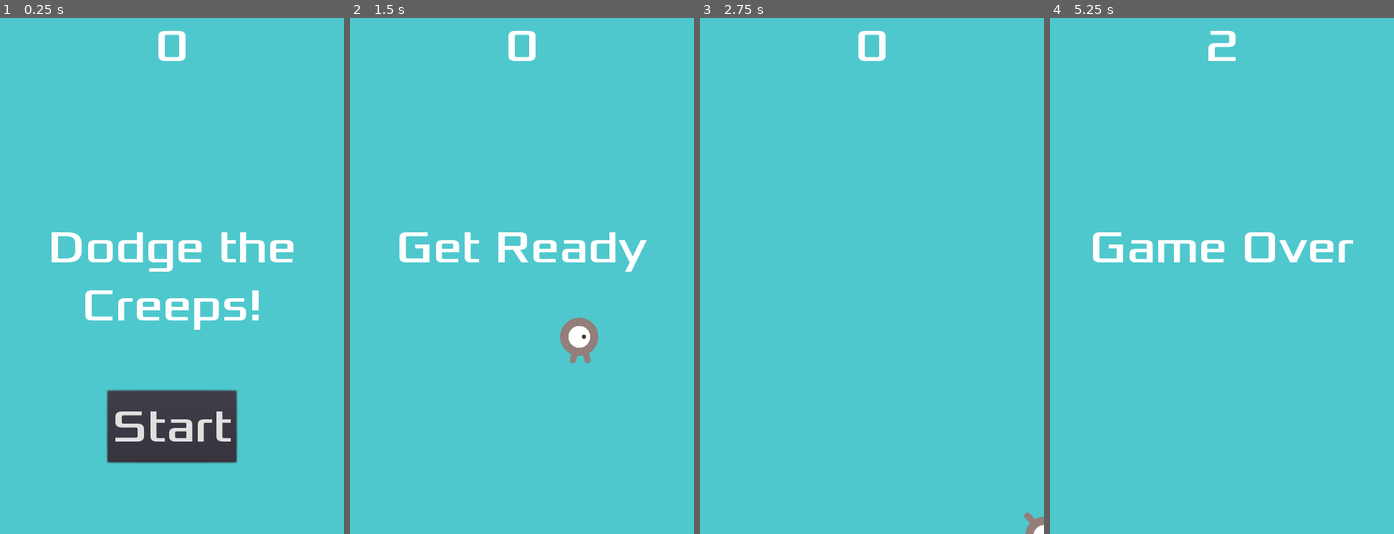
Above: before the commit, frames 1-4 (left to right).
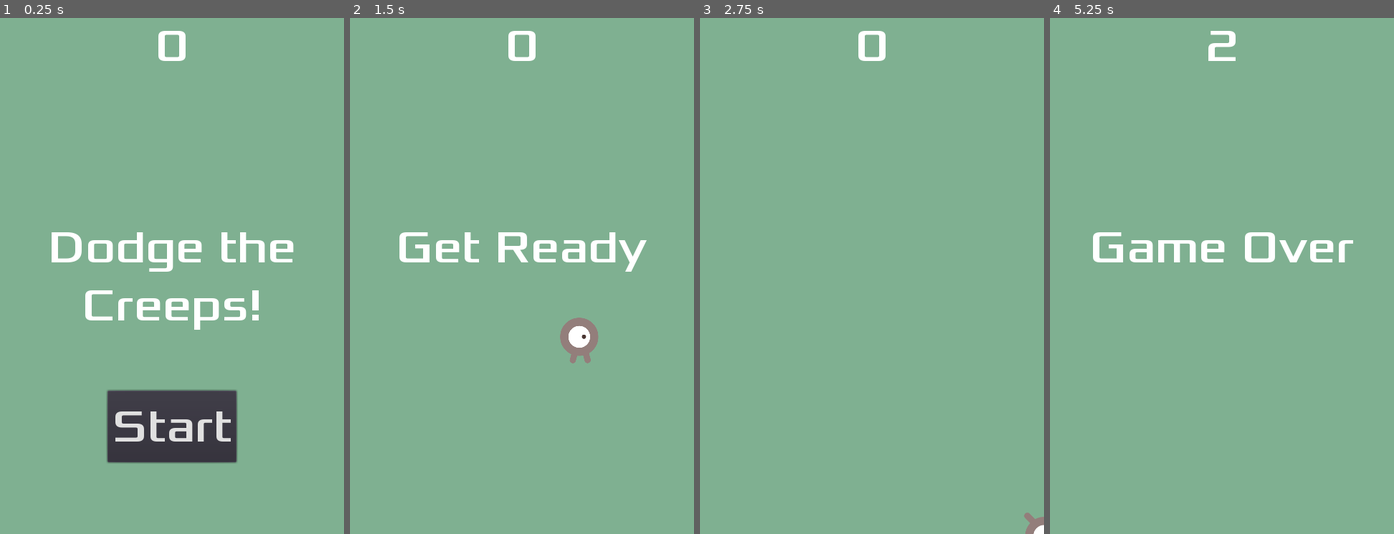
Above: after the commit, the same moments.

Repository: KL-7/godot-tutorial-dodge
Game: Godot game, scene res://scenes/Main/Main.tscn
Two runs of this game, one before a commit and one after it. Both use one fixed random seed, a clock stepped at 60 frames per second and the inputs below.
Inputs:
- Up to frame 1 (0.25 s): no input
- Up to frame 2 (1.5 s): click "Start" at 0.5 s; tap Enter at 1.25 s; hold Right (ui_right) from 1.28 s (still down)
- Up to frame 3 (2.75 s): release Right (ui_right) at 2.03 s; hold Down (ui_down) from 2.03 s (still down)
- Up to frame 4 (5.25 s): release Down (ui_down) at 2.78 s; hold Right (ui_right) 2.78-3.53 s; hold Up (ui_up) 3.53-4.28 s; hold Left (ui_left) from 4.28 s (still down)

The runs differ from the first frame. In frame 1, 92% of the frame differs, in the area x 0-100%, y 0-100%; in frame 2, 97%; in frame 3, 100%; in frame 4, 98%.

Commit message:
Change background color

Diff:
--- a/scenes/Main/Main.tscn
+++ b/scenes/Main/Main.tscn
@@ -19,7 +19,7 @@
 [node name="ColorRect" type="ColorRect" parent="."]
 anchor_right = 1.0
 anchor_bottom = 1.0
-color = Color( 0.313726, 0.788235, 0.807843, 1 )
+color = Color( 0.501961, 0.694118, 0.572549, 1 )
 __meta__ = {
 "_edit_use_anchors_": false
 }
